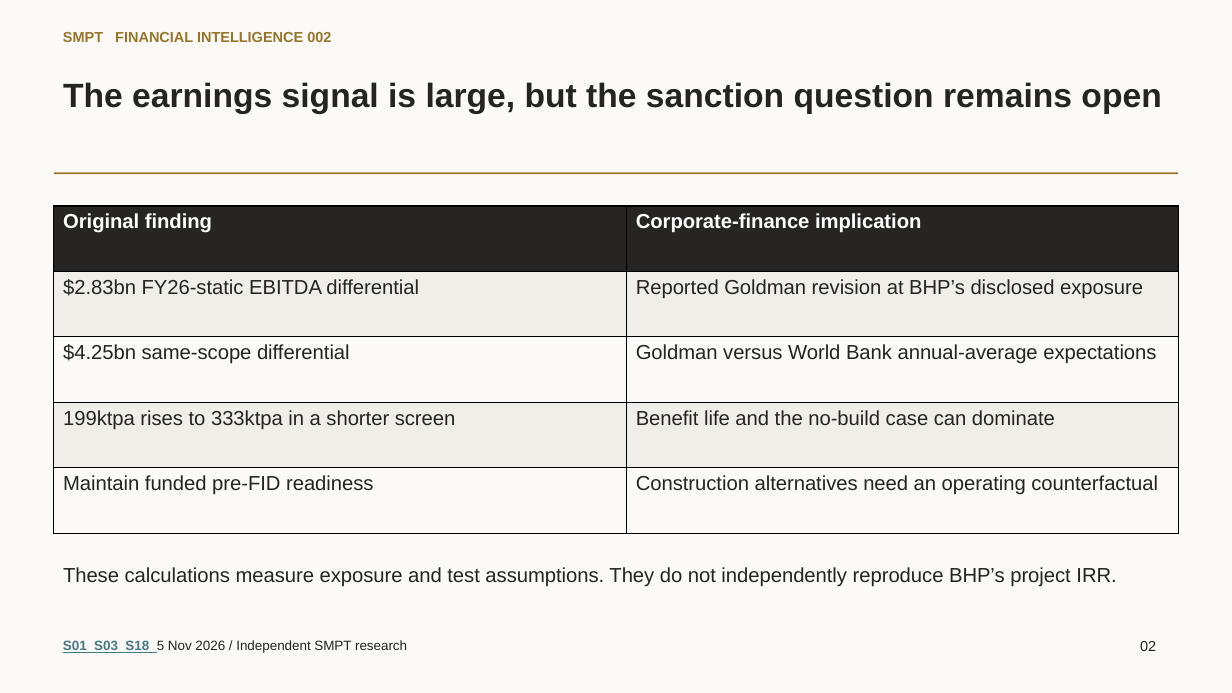
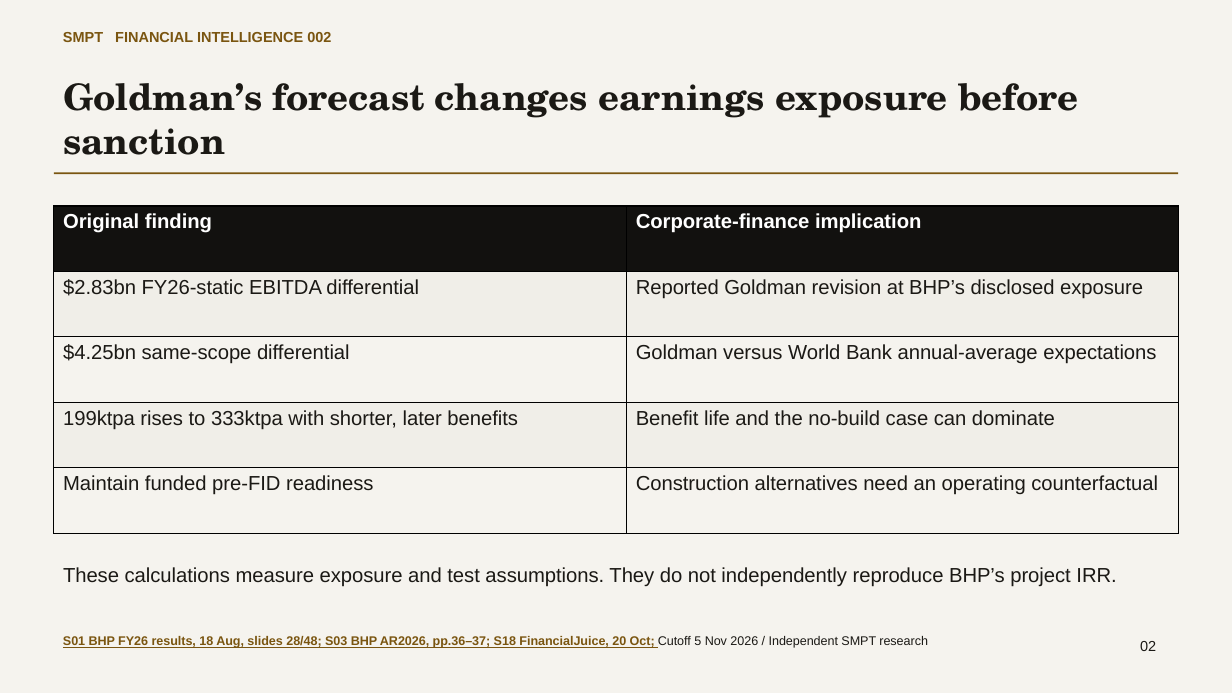
Before and after one commit to VSSpowerlifting/strategic-materials-policy-tracker, a slide deck: slide 2 of docs/research/fi002-bhp-copper/output/SMPT_FI002_BHP_Copper_Strategy_Deck.pptx. Drawn at 1232x693 pixels with LibreOffice and Linux fonts; fonts in the diff are those of the drawing. Boxes give left, top, right and bottom in pixels: in the first picture for what was removed or moved away, otherwise in the second. Text is boxed around its words. In the diff, an @@ line names an element or a change of style, - is before the commit and + after.

Commit message:
docs(fi002): refine research argument and complete expert editorial audit

```diff
--- a/docs/research/fi002-bhp-copper/output/SMPT_FI002_BHP_Copper_Strategy_Deck.pptx
+++ b/docs/research/fi002-bhp-copper/output/SMPT_FI002_BHP_Copper_Strategy_Deck.pptx
@@ background #FBFAF7 to #F5F3EE @@
@@ text "SMPT FINANCIAL INTELLIGENCE 002" at box(63, 32, 331, 42): text colour #98752D to #7A5510 @@
@@ text at box(63, 83, 1078, 155): text changed; size 26.2 to 28.5 pt; font Arial to TeX Gyre Schola; text colour #252421 to #1B1915 @@
-The earnings signal is large, but the sanction question remains open
+Goldman’s forecast changes earnings exposure before sanction
@@ rectangle at box(54, 172, 1178, 174): fill #98752D to #7A5510 @@
@@ table at box(54, 206, 1178, 533) @@
-row 4, column 1: 199ktpa rises to 333ktpa in a shorter screen
+row 4, column 1: 199ktpa rises to 333ktpa with shorter, later benefits
@@ fill #262523 to #12110F in row 1 @@
@@ fill #FBFAF7 to #F5F3EE in 4 cells @@
@@ text colour #252421 to #1B1915 in "$2.83bn FY26-static EBITDA differential", "Reported Goldman revision at BHP’s disclosed exposure", "$4.25bn same-scope differential", "Goldman versus World Bank annual-average expectations" and 3 more places @@
@@ text at box(63, 635, 928, 648): text changed; size 10.5 to 9.8 pt; text colour #252421 to #7A5510; bold on @@
-S01 S03 S18 5 Nov 2026 / Independent SMPT research
+S01 BHP FY26 results, 18 Aug, slides 28/48; S03 BHP AR2026, pp.36–37; S18 FinancialJuice, 20 Oct; Cutoff 5 Nov 2026 / Independent SMPT research
```
Also in this commit, not shown: 11 other slides changed, 23 other files.
